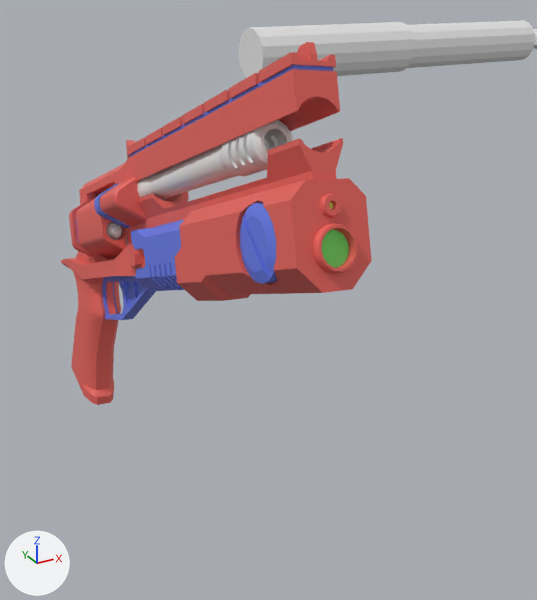
What one commit did to the Blender file Assets/Models/pistolRig.blend.
Before and after are seen from a 50 mm camera at (-7.03, -22.17, 2.34) aimed at (-2.31, -13.6, -1.95). The axes (+X, +Y, +Z) are drawn at lower left. The lights are the same throughout.

The older version as bpy lines, for what is in view:
```python
ob_arms = bpy.data.objects.new('arms', me_cube_015)
ob_arms.location = (-17.38, 0.13, 0.13)
ob_arms.rotation_euler = (0.0, 0.0, 1.571)  # degrees (0, 0, 90)
ob_barrel = bpy.data.objects.new('barrel', me_circle)
ob_barrel.location = (-3.38, -11.01, -0.93)
ob_barrel.rotation_euler = (-0.261, 1.196, -1.815)  # degrees (-15, 69, -104)
ob_barrel.scale = (0.719, 0.719, 0.719)
ob_cylinder = bpy.data.objects.new('cylinder', me_cylinder_001)
ob_cylinder.location = (-3.43, -10.32, -1.55)
ob_cylinder.rotation_euler = (-0.363, 0.0948, -0.000755)  # degrees (-21, 5.4, -0)
ob_cylinder.scale = (0.719, 0.719, 0.719)
ob_frame = bpy.data.objects.new('frame', me_cube_012)
ob_frame.location = (-3.48, -8.85, -2.09)
ob_frame.rotation_euler = (-0.363, 0.0948, -0.000755)  # degrees (-21, 5.4, -0)
ob_frame.scale = (0.719, 0.719, 0.719)
ob_grip = bpy.data.objects.new('grip', me_cube_011)
ob_grip.location = (-3.48, -8.85, -2.09)
ob_grip.rotation_euler = (-0.363, 0.0948, -0.000755)  # degrees (-21, 5.4, -0)
ob_grip.scale = (0.719, 0.719, 0.719)
ob_lower_button = bpy.data.objects.new('lower button', me_cube_009)
ob_lower_button.location = (-3.48, -8.85, -2.09)
ob_lower_button.rotation_euler = (-0.363, 0.0948, -0.000755)  # degrees (-21, 5.4, -0)
ob_lower_button.scale = (0.719, 0.719, 0.719)
ob_trigger = bpy.data.objects.new('trigger', me_cube_010)
ob_trigger.location = (-3.49, -8.58, -2.19)
ob_trigger.rotation_euler = (-0.363, 0.0948, -0.000755)  # degrees (-21, 5.4, -0)
ob_trigger.scale = (0.719, 0.719, 0.719)
ob_underbarrel = bpy.data.objects.new('underbarrel', me_plane)
ob_underbarrel.location = (-3.28, -16.55, 0.14)
ob_underbarrel.rotation_euler = (-0.363, 0.0948, -0.000755)  # degrees (-21, 5.4, -0)
ob_underbarrel.scale = (0.719, 0.719, 0.719)
ob_underbarrel_knob = bpy.data.objects.new('underbarrel knob', me_plane_002)
ob_underbarrel_knob.location = (-3.28, -16.55, 0.14)
ob_underbarrel_knob.rotation_euler = (-0.363, 0.0948, -0.000755)  # degrees (-21, 5.4, -0)
ob_underbarrel_knob.scale = (0.719, 0.719, 0.719)
```
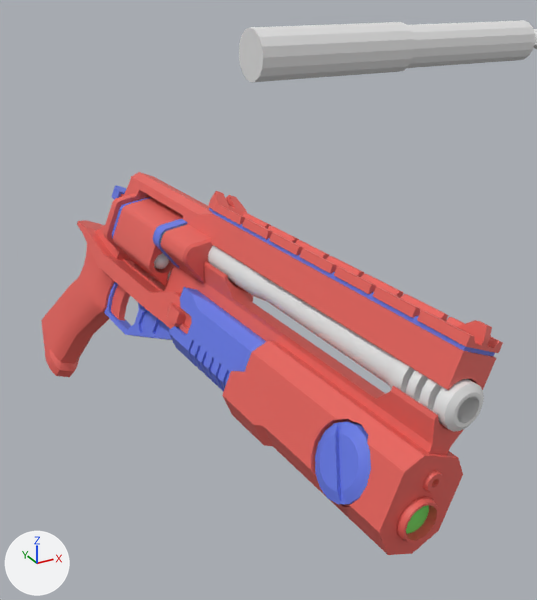
Where the change shows, as pixel boxes (x1, y1, x2, y2) in the pictures (537 x 600 px):
```json
{"object": "frame", "change": "moved, turned", "before": [69, 42, 343, 264], "after": [95, 172, 503, 455]}
{"object": "underbarrel", "change": "moved, turned", "before": [131, 178, 372, 301], "after": [168, 287, 463, 555]}
{"object": "barrel", "change": "moved, turned", "before": [137, 120, 293, 201], "after": [208, 245, 484, 432]}
{"object": "grip", "change": "moved, turned", "before": [61, 244, 156, 405], "after": [41, 220, 192, 377]}
{"object": "underbarrel knob", "change": "moved, turned", "before": [240, 203, 277, 284], "after": [315, 421, 371, 504]}
{"object": "cylinder", "change": "moved, turned", "before": [76, 199, 128, 259], "after": [112, 197, 183, 287]}
{"object": "trigger", "change": "moved, turned", "before": [106, 282, 117, 314], "after": [111, 285, 131, 321]}
{"object": "lower button", "change": "moved, turned", "before": [128, 252, 144, 267], "after": [166, 303, 186, 325]}
{"object": "bullet.3", "change": "moved, turned", "before": [107, 222, 122, 240], "after": [154, 253, 169, 269]}
{"object": "bullet.4", "change": "moved, turned", "before": [126, 235, 128, 245], "after": [167, 270, 172, 280]}
```

Scene script edits in JSON lines:
```json
{"op": "set", "path": "ob_frame.location", "old": "(-3.48, -8.85, -2.09)", "new": "(-3.14, -9.85, -1.58)"}
{"op": "set", "path": "ob_frame.rotation_euler", "old": "(-0.363, 0.0948, -0.000755)", "new": "(0.00424, 0.403, 0.0506)", "note": "degrees (-21, 5.4, -0) -> degrees (0.2, 23, 2.9)"}
{"op": "set", "path": "ob_grip.location", "old": "(-3.48, -8.85, -2.09)", "new": "(-3.14, -9.85, -1.58)"}
{"op": "set", "path": "ob_grip.rotation_euler", "old": "(-0.363, 0.0948, -0.000755)", "new": "(0.00424, 0.403, 0.0506)", "note": "degrees (-21, 5.4, -0) -> degrees (0.2, 23, 2.9)"}
{"op": "set", "path": "ob_underbarrel.location", "old": "(-3.28, -16.55, 0.14)", "new": "(-3.0, -17.85, -2.2)"}
{"op": "set", "path": "ob_underbarrel.rotation_euler", "old": "(-0.363, 0.0948, -0.000755)", "new": "(0.00424, 0.403, 0.0506)", "note": "degrees (-21, 5.4, -0) -> degrees (0.2, 23, 2.9)"}
{"op": "set", "path": "ob_barrel.location", "old": "(-3.38, -11.01, -0.93)", "new": "(-2.85, -13.24, -1.29)"}
{"op": "set", "path": "ob_barrel.rotation_euler", "old": "(-0.261, 1.196, -1.815)", "new": "(1.561, 1.974, 0.0398)", "note": "degrees (-15, 69, -104) -> degrees (89, 113, 2.3)"}
{"op": "set", "path": "ob_trigger.location", "old": "(-3.49, -8.58, -2.19)", "new": "(-3.14, -9.85, -1.58)"}
{"op": "set", "path": "ob_trigger.rotation_euler", "old": "(-0.363, 0.0948, -0.000755)", "new": "(0.00424, 0.403, 0.0506)", "note": "degrees (-21, 5.4, -0) -> degrees (0.2, 23, 2.9)"}
{"op": "set", "path": "ob_cylinder.location", "old": "(-3.43, -10.32, -1.55)", "new": "(-3.07, -11.42, -1.59)"}
{"op": "set", "path": "ob_cylinder.rotation_euler", "old": "(-0.363, 0.0948, -0.000755)", "new": "(0.00424, 0.403, 0.0506)", "note": "degrees (-21, 5.4, -0) -> degrees (0.2, 23, 2.9)"}
{"op": "set", "path": "ob_lower_button.location", "old": "(-3.48, -8.85, -2.09)", "new": "(-3.14, -9.85, -1.58)"}
{"op": "set", "path": "ob_lower_button.rotation_euler", "old": "(-0.363, 0.0948, -0.000755)", "new": "(0.00424, 0.403, 0.0506)", "note": "degrees (-21, 5.4, -0) -> degrees (0.2, 23, 2.9)"}
{"op": "set", "path": "ob_underbarrel_knob.location", "old": "(-3.28, -16.55, 0.14)", "new": "(-3.0, -17.85, -2.2)"}
{"op": "set", "path": "ob_underbarrel_knob.rotation_euler", "old": "(-0.363, 0.0948, -0.000755)", "new": "(0.00424, 0.403, 0.0506)", "note": "degrees (-21, 5.4, -0) -> degrees (0.2, 23, 2.9)"}
```
